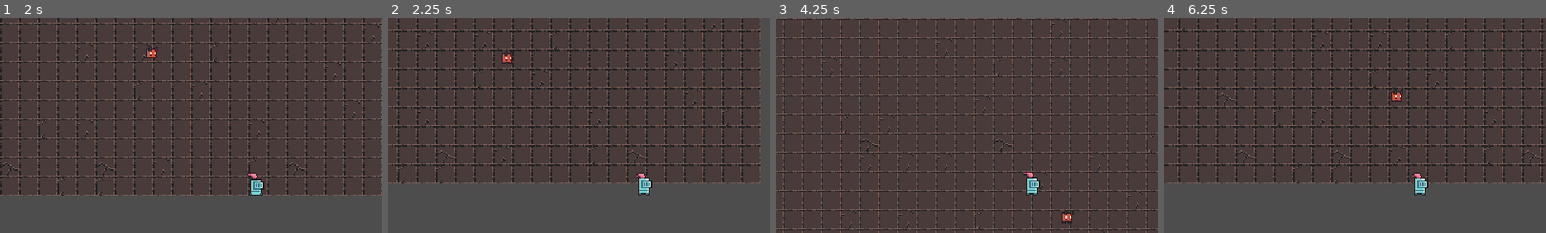
Above: before the commit, frames 1-4 (left to right).
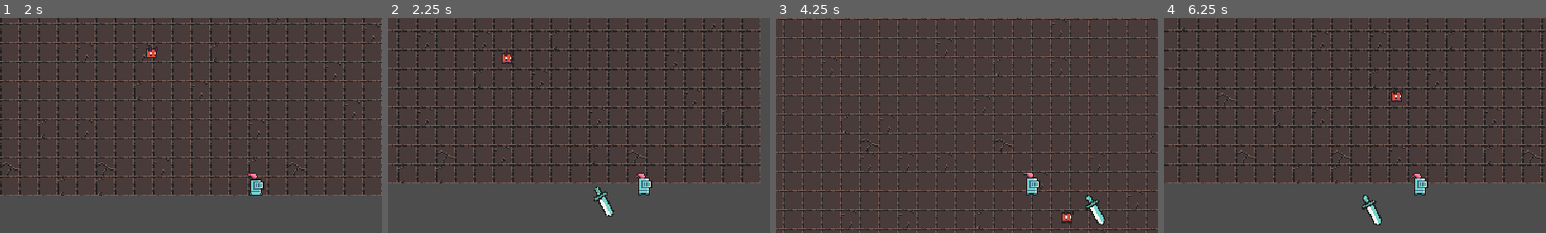
Above: after the commit, the same moments.

Repository: pilarsen97/godot-topdown
Game: Godot game, scene res://src/levels/level_01/level_01.tscn
Same seed, same stepped clock (60 frames per second), same inputs: the game is played once before the commit and once after it.
Inputs:
- Up to frame 1 (2 s): tap Enter at 0.5 s; hold D (move_right) 0.53-1.28 s; hold S (move_down) from 1.28 s (still down)
- Up to frame 2 (2.25 s): release S (move_down) at 2.03 s; hold D (move_right) from 2.03 s (still down)
- Up to frame 3 (4.25 s): release D (move_right) at 2.78 s; hold W (move_up) 2.78-3.53 s; hold A (move_left) from 3.53 s (still down)
- Up to frame 4 (6.25 s): release A (move_left) at 5.03 s; hold S (move_down) 5.03-5.78 s; hold D (move_right) from 5.78 s (still down)
The pictures show only the part of the screen within x 16-66%, y 9-59%; the shares and areas given below are measured in that part.

Frame 1 is identical in both runs. In frame 2, 0.4% of the frame differs, in the area x 53-60%, y 78-93%; in frame 3, 0.4%; in frame 4, 0.4%, in the area x 51-58%, y 82-97%.

Commit message:
lesson-5: AnimationPlayer + AttackController с автоспавном по таймеру

Diff:
--- a/src/entities/player/abilities/attack/attack_ability.tscn
+++ b/src/entities/player/abilities/attack/attack_ability.tscn
@@ -1,8 +1,62 @@
-[gd_scene format=3 uid="uid://q0dn6nyfbrwf"]
+[gd_scene load_steps=5 format=3 uid="uid://q0dn6nyfbrwf"]
 
 [ext_resource type="Texture2D" uid="uid://csm1f0ksw722i" path="res://assets/textures/weapons/weapon_regular_sword.png" id="1_dbv0u"]
 
-[node name="AttackAbility" type="Node2D" unique_id=1577033808]
+[sub_resource type="Animation" id="Animation_attack"]
+resource_name = "attack_animation"
+length = 0.6
+step = 0.05
+tracks/0/type = "value"
+tracks/0/imported = false
+tracks/0/enabled = true
+tracks/0/path = NodePath("Sprite2D:rotation")
+tracks/0/interp = 2
+tracks/0/loop_wrap = true
+tracks/0/keys = {
+"times": PackedFloat32Array(0, 0.2, 0.6),
+"transitions": PackedFloat32Array(1, 1, 1),
+"update": 0,
+"values": [-0.5, 2.5, -0.5]
+}
+tracks/1/type = "value"
+tracks/1/imported = false
+tracks/1/enabled = true
+tracks/1/path = NodePath("Sprite2D:scale")
+tracks/1/interp = 2
+tracks/1/loop_wrap = true
+tracks/1/keys = {
+"times": PackedFloat32Array(0, 0.2, 0.6),
+"transitions": PackedFloat32Array(1, 1, 1),
+"update": 0,
+"values": [Vector2(0, 0), Vector2(1.3, 1.3), Vector2(0, 0)]
+}
+tracks/2/type = "method"
+tracks/2/imported = false
+tracks/2/enabled = true
+tracks/2/path = NodePath(".")
+tracks/2/interp = 1
+tracks/2/loop_wrap = true
+tracks/2/keys = {
+"times": PackedFloat32Array(0.6),
+"transitions": PackedFloat32Array(1),
+"values": [{"args": [], "method": &"queue_free"}]
+}
 
-[node name="Sprite2D" type="Sprite2D" parent="." unique_id=1743825153]
+[sub_resource type="Animation" id="Animation_reset"]
+length = 0.001
+
+[sub_resource type="AnimationLibrary" id="AnimationLibrary_main"]
+_data = {
+&"RESET": SubResource("Animation_reset"),
+&"attack_animation": SubResource("Animation_attack")
+}
+
+[node name="AttackAbility" type="Node2D"]
+
+[node name="Sprite2D" type="Sprite2D" parent="."]
 texture = ExtResource("1_dbv0u")
+offset = Vector2(0, -10)
+
+[node name="AnimationPlayer" type="AnimationPlayer" parent="."]
+libraries = {"": SubResource("AnimationLibrary_main")}
+autoplay = "attack_animation"
--- /dev/null
+++ b/src/entities/player/abilities/attack/attack_controller.gd
@@ -0,0 +1,23 @@
+extends Node
+
+#var attack_ability: PackedScene = preload("res://src/entities/player/abilities/attack/attack_ability.tscn")
+@export var attack_ability: PackedScene
+
+# Called when the node enters the scene tree for the first time.
+func _ready() -> void:
+	pass # Replace with function body.
+
+
+# Called every frame. 'delta' is the elapsed time since the previous frame.
+func _process(delta: float) -> void:
+	pass
+
+
+func _on_timer_timeout() -> void:
+	var player = get_tree().get_first_node_in_group("player") as Node2D
+	if player == null:
+		return
+
+	var attack_instance = attack_ability.instantiate() as Node2D
+	player.get_parent().add_child(attack_instance)
+	attack_instance.global_position = player.global_position
--- /dev/null
+++ b/src/entities/player/abilities/attack/attack_controller.tscn
@@ -0,0 +1,14 @@
+[gd_scene format=3 uid="uid://d160sydhmd64q"]
+
+[ext_resource type="Script" uid="uid://bs0y32nn1euw2" path="res://src/entities/player/abilities/attack/attack_controller.gd" id="1_p1vso"]
+[ext_resource type="PackedScene" uid="uid://q0dn6nyfbrwf" path="res://src/entities/player/abilities/attack/attack_ability.tscn" id="2_b8xdg"]
+
+[node name="AttackController" type="Node" unique_id=1545562974]
+script = ExtResource("1_p1vso")
+attack_ability = ExtResource("2_b8xdg")
+
+[node name="Timer" type="Timer" parent="." unique_id=948509460]
+wait_time = 2.0
+autostart = true
+
+[connection signal="timeout" from="Timer" to="." method="_on_timer_timeout"]
--- a/src/entities/player/player.tscn
+++ b/src/entities/player/player.tscn
@@ -1,43 +1,82 @@
-[gd_scene load_steps=12 format=3 uid="uid://cctuddexahcs4"]
+[gd_scene format=3 uid="uid://cctuddexahcs4"]
 
-[ext_resource type="Script" uid="uid://c088gbfjj5p5h" path="res://src/entities/player/player.gd" id="1_script"]
-[ext_resource type="Texture2D" uid="uid://c4lwd518ix7lm" path="res://assets/textures/player/knight_f_idle_anim_f0.png" id="2_idle0"]
-[ext_resource type="Texture2D" uid="uid://bao63hfynegea" path="res://assets/textures/player/knight_f_idle_anim_f1.png" id="3_idle1"]
-[ext_resource type="Texture2D" uid="uid://tg8yioxswinr" path="res://assets/textures/player/knight_f_idle_anim_f2.png" id="4_idle2"]
-[ext_resource type="Texture2D" uid="uid://doerpfrdd3vth" path="res://assets/textures/player/knight_f_idle_anim_f3.png" id="5_idle3"]
-[ext_resource type="Texture2D" uid="uid://p8gqg0hiptnj" path="res://assets/textures/player/knight_f_run_anim_f0.png" id="6_run0"]
-[ext_resource type="Texture2D" uid="uid://difl42snamyjm" path="res://assets/textures/player/knight_f_run_anim_f1.png" id="7_run1"]
-[ext_resource type="Texture2D" uid="uid://bpshh4o16cl06" path="res://assets/textures/player/knight_f_run_anim_f2.png" id="8_run2"]
-[ext_resource type="Texture2D" uid="uid://cyv6x8b6dgwj6" path="res://assets/textures/player/knight_f_run_anim_f3.png" id="9_run3"]
+[ext_resource type="Texture2D" uid="uid://dxmsrh0x0ao3n" path="res://assets/textures/player/knight_f_hit_anim_f0.png" id="1_4f0qm"]
+[ext_resource type="Script" uid="uid://c088gbfjj5p5h" path="res://src/entities/player/player.gd" id="1_tk761"]
+[ext_resource type="Texture2D" uid="uid://c4lwd518ix7lm" path="res://assets/textures/player/knight_f_idle_anim_f0.png" id="2_tk761"]
+[ext_resource type="Texture2D" uid="uid://bao63hfynegea" path="res://assets/textures/player/knight_f_idle_anim_f1.png" id="3_n7e5a"]
+[ext_resource type="Texture2D" uid="uid://tg8yioxswinr" path="res://assets/textures/player/knight_f_idle_anim_f2.png" id="4_kc3pt"]
+[ext_resource type="Texture2D" uid="uid://doerpfrdd3vth" path="res://assets/textures/player/knight_f_idle_anim_f3.png" id="5_3c4mh"]
+[ext_resource type="Texture2D" uid="uid://p8gqg0hiptnj" path="res://assets/textures/player/knight_f_run_anim_f0.png" id="6_p2qdy"]
+[ext_resource type="Texture2D" uid="uid://difl42snamyjm" path="res://assets/textures/player/knight_f_run_anim_f1.png" id="7_lqdhu"]
+[ext_resource type="Texture2D" uid="uid://bpshh4o16cl06" path="res://assets/textures/player/knight_f_run_anim_f2.png" id="8_t8d2k"]
+[ext_resource type="Texture2D" uid="uid://cyv6x8b6dgwj6" path="res://assets/textures/player/knight_f_run_anim_f3.png" id="9_yi0df"]
+[ext_resource type="PackedScene" uid="uid://d160sydhmd64q" path="res://src/entities/player/abilities/attack/attack_controller.tscn" id="11_n7e5a"]
 
-[sub_resource type="SpriteFrames" id="SpriteFrames_1"]
+[sub_resource type="SpriteFrames" id="SpriteFrames_06t4h"]
 animations = [{
-"frames": [{"duration": 1.0, "texture": ExtResource("2_idle0")}, {"duration": 1.0, "texture": ExtResource("3_idle1")}, {"duration": 1.0, "texture": ExtResource("4_idle2")}, {"duration": 1.0, "texture": ExtResource("5_idle3")}],
+"frames": [{
+"duration": 1.0,
+"texture": ExtResource("1_4f0qm")
+}],
+"loop": true,
+"name": &"Hit",
+"speed": 7.0
+}, {
+"frames": [{
+"duration": 1.0,
+"texture": ExtResource("2_tk761")
+}, {
+"duration": 1.0,
+"texture": ExtResource("3_n7e5a")
+}, {
+"duration": 1.0,
+"texture": ExtResource("4_kc3pt")
+}, {
+"duration": 1.0,
+"texture": ExtResource("5_3c4mh")
+}],
 "loop": true,
 "name": &"Idle",
 "speed": 7.0
 }, {
-"frames": [{"duration": 1.0, "texture": ExtResource("6_run0")}, {"duration": 1.0, "texture": ExtResource("7_run1")}, {"duration": 1.0, "texture": ExtResource("8_run2")}, {"duration": 1.0, "texture": ExtResource("9_run3")}],
+"frames": [{
+"duration": 1.0,
+"texture": ExtResource("6_p2qdy")
+}, {
+"duration": 1.0,
+"texture": ExtResource("7_lqdhu")
+}, {
+"duration": 1.0,
+"texture": ExtResource("8_t8d2k")
+}, {
+"duration": 1.0,
+"texture": ExtResource("9_yi0df")
+}],
 "loop": true,
 "name": &"Run",
 "speed": 7.0
 }]
 
-[sub_resource type="CircleShape2D" id="CircleShape2D_1"]
+[sub_resource type="CircleShape2D" id="CircleShape2D_rhts7"]
 radius = 5.0
 
-[node name="Player" type="CharacterBody2D" groups=["player"]]
+[node name="Player" type="CharacterBody2D" unique_id=1620218492 groups=["player"]]
 collision_layer = 0
-script = ExtResource("1_script")
+script = ExtResource("1_tk761")
 
-[node name="AnimatedSprite2D" type="AnimatedSprite2D" parent="."]
+[node name="AnimatedSprite2D" type="AnimatedSprite2D" parent="." unique_id=358464175]
 position = Vector2(0, -14)
-sprite_frames = SubResource("SpriteFrames_1")
-animation = &"Idle"
+sprite_frames = SubResource("SpriteFrames_06t4h")
+animation = &"Run"
 autoplay = "Idle"
+frame_progress = 0.8844995
 
-[node name="CollisionShape2D" type="CollisionShape2D" parent="."]
+[node name="CollisionShape2D" type="CollisionShape2D" parent="." unique_id=1246158195]
 position = Vector2(0, -5)
-shape = SubResource("CircleShape2D_1")
+shape = SubResource("CircleShape2D_rhts7")
 
-[node name="Camera2D" type="Camera2D" parent="."]
+[node name="Camera2D" type="Camera2D" parent="." unique_id=2112803474]
+
+[node name="AbilityManager" type="Node" parent="." unique_id=29080088]
+
+[node name="AttackController" parent="AbilityManager" unique_id=1545562974 instance=ExtResource("11_n7e5a")]
Not shown, added: src/entities/player/abilities/attack/attack_controller.gd.uid
Not shown, added: docs/lesson-5.md
